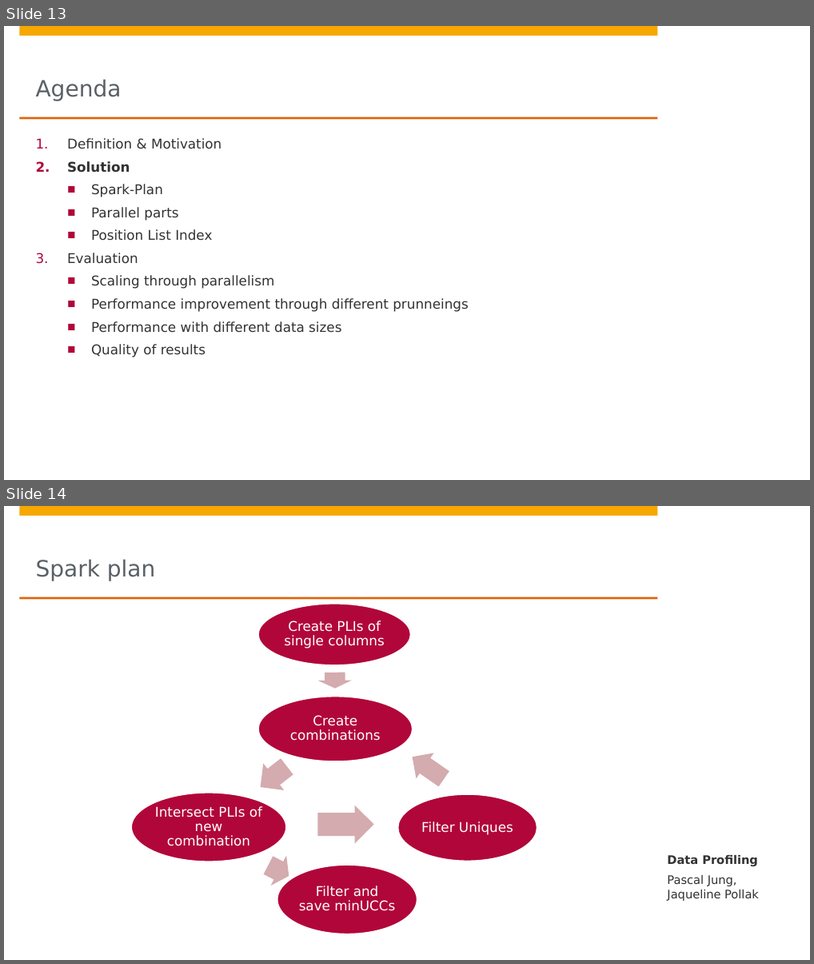
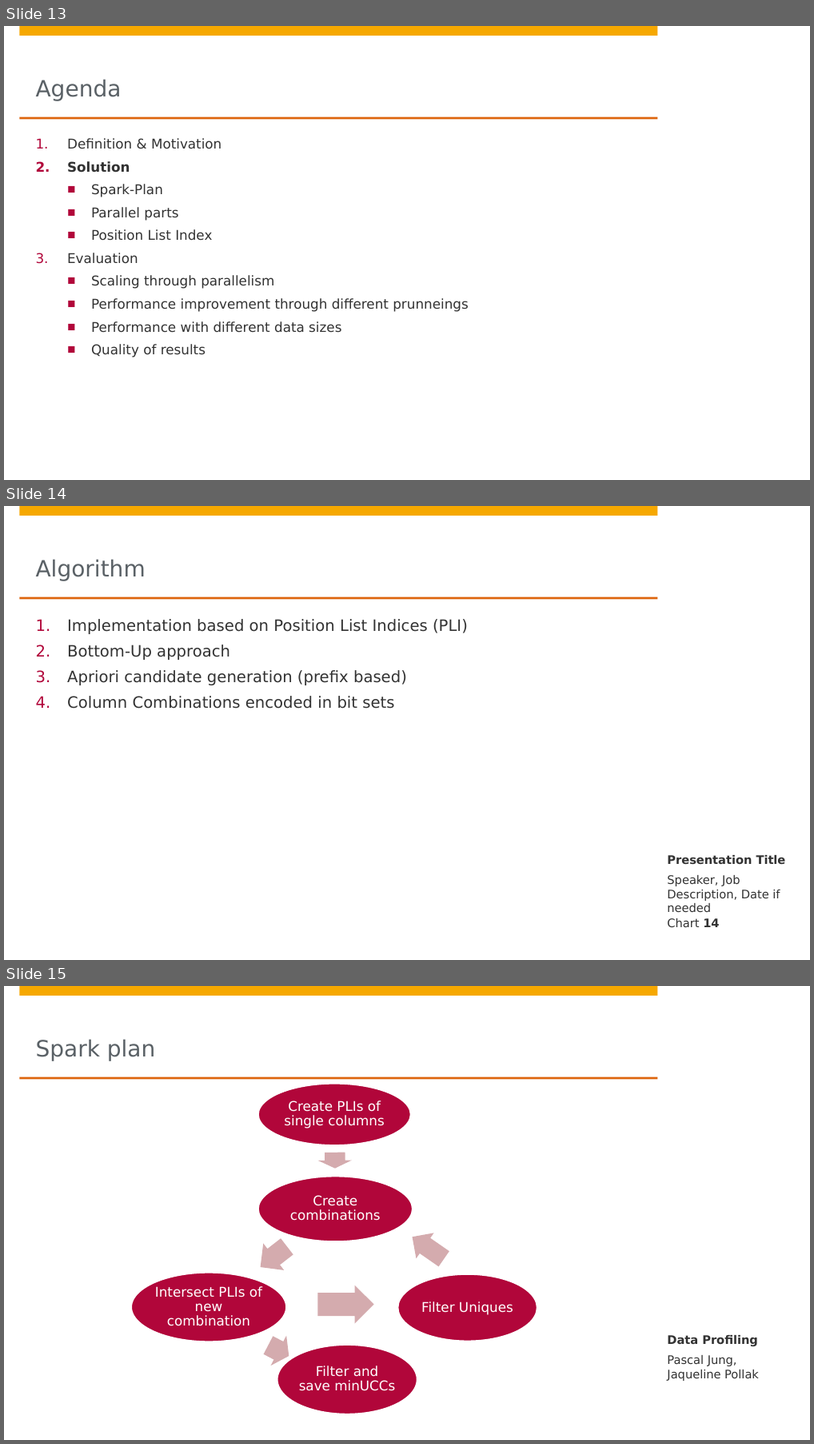
Before and after one commit to DBDA15/data-profiling, a slide deck: presentation.pptx. Shown one above the other, each under a label of ours: slides 13 and 14 before the commit, slides 13, 14 and 15 after it. The pictures are 814x964 and 814x1444 pixels, drawn with LibreOffice and Linux fonts; fonts in the diff are those of the drawing; background and template pictures are left out. Boxes give left, top, right and bottom in pixels: in the first picture for what was removed or moved away, otherwise in the second. Text is boxed around its words. In the diff, an @@ line names an element or a change of style, - is before the commit and + after.

```diff
--- a/presentation.pptx
+++ b/presentation.pptx
@@ slide 14 added at [4, 506, 810, 960], background #FFFFFF; not listed: 4 template elements that a slide beside it also shows @@
@@ title added at [36, 559, 146, 581], 20 pt, text #5A6166 @@
+Algorithm
@@ text added at [67, 619, 468, 708], 14 pt, text #323232 @@
+1. Implementation based on Position List Indices (PLI)
+2. Bottom-Up approach
+3. Apriori candidate generation (prefix based)
+4. Column Combinations encoded in bit sets
@@ text added at [667, 855, 786, 864], 10.5 pt, text #323232, bold @@
+Presentation Title
@@ text added at [667, 875, 780, 912], 10.5 pt, text #323232 @@
+Speaker, Job Description, Date if needed
@@ page number added at [667, 918, 719, 928], 10.5 pt, text #323232 @@
+Chart 14
@@ what was slide 14 is now slide 15 @@
```
Also in this commit, not shown: 1 other slide added.
